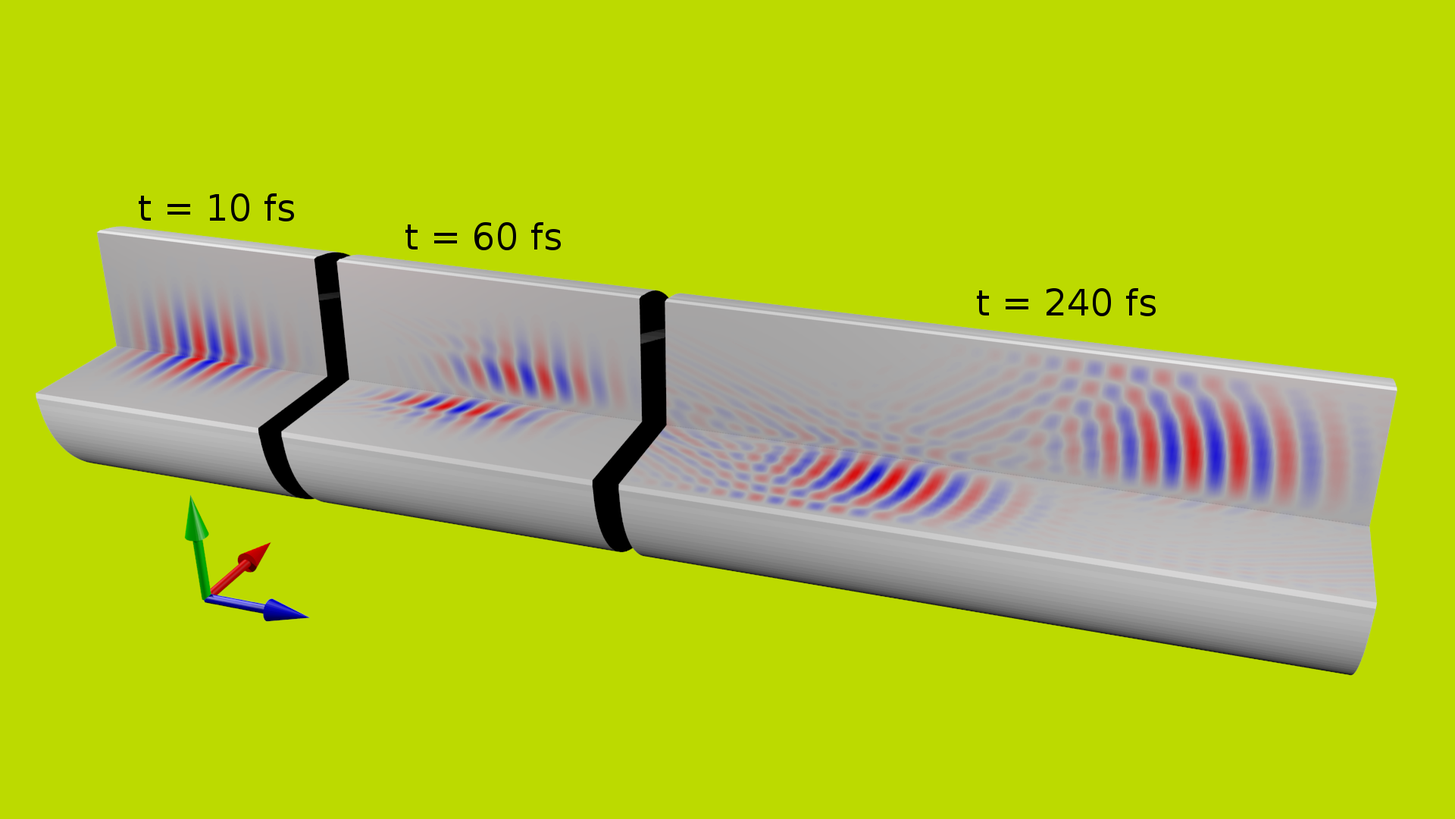
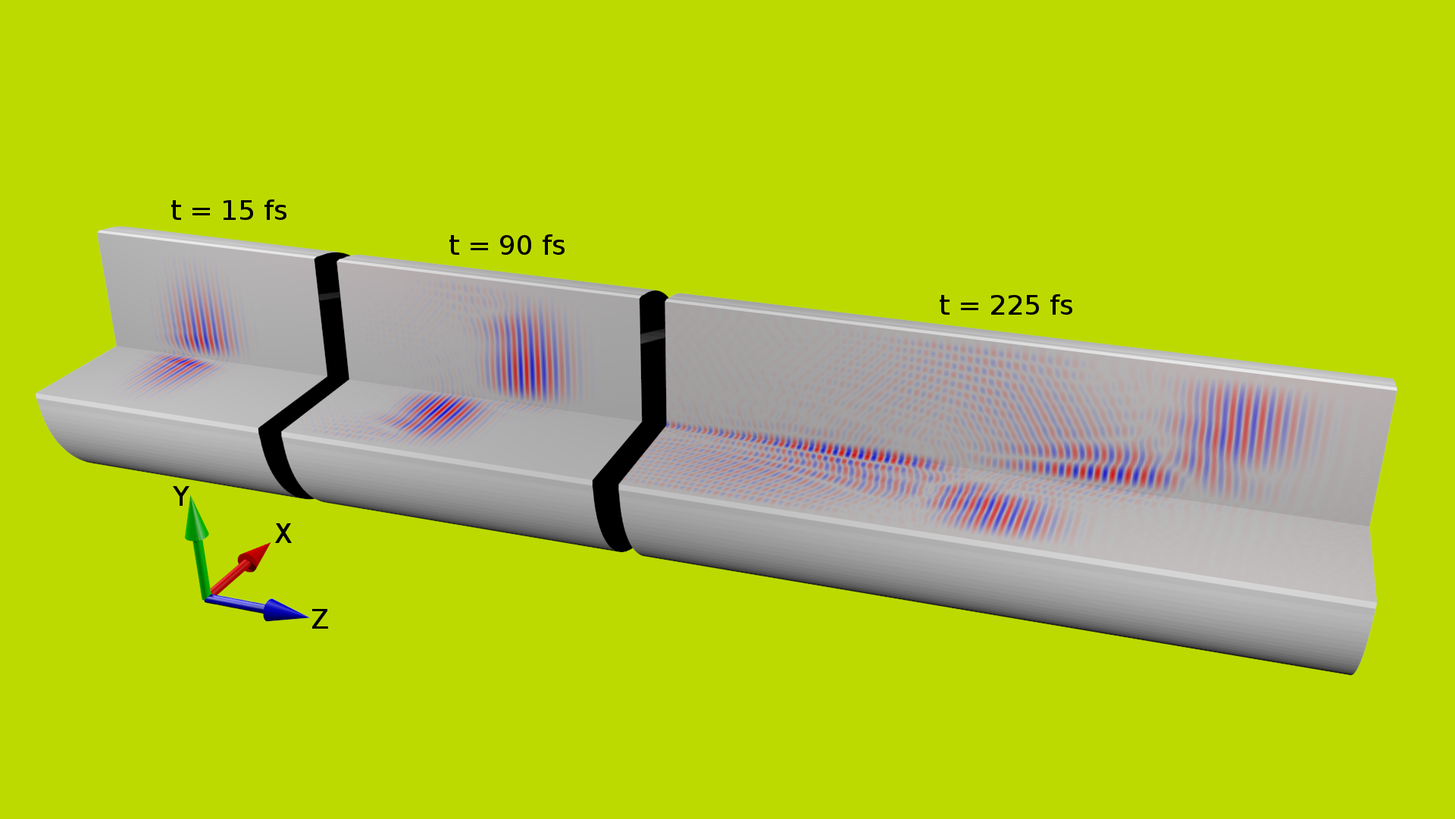
Comparing the layer stacks of the two 1455 x 819 images. Changes:
added layer "X" above "Z" over [275, 523, 292, 543]
added layer "Z" above "Y" over [312, 608, 329, 629]
added layer "Y" above "t = 225 fs" over [172, 485, 190, 506]
renamed "t = 60 fs" to "t = 225 fs", moved it above "t = 90 fs", painted on it over [405, 222, 1073, 315]
renamed "Layer" to "t = 90 fs", painted on it over [449, 234, 565, 255]
removed layer "t = 240 fs" over [977, 288, 1156, 317]
renamed "t = 10 fs ..." to "t = 15 fs", painted on it over [138, 193, 295, 222]
painted on "render.png" over [35, 231, 1397, 602]
